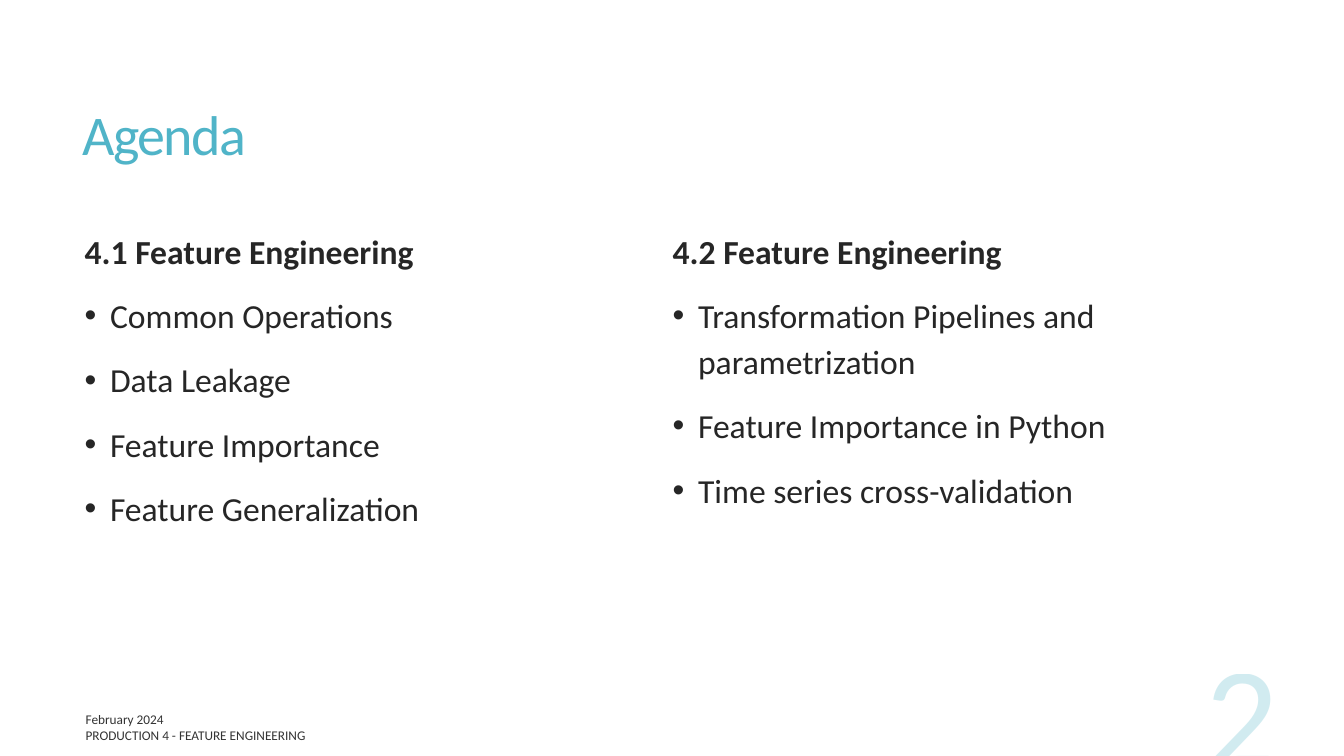
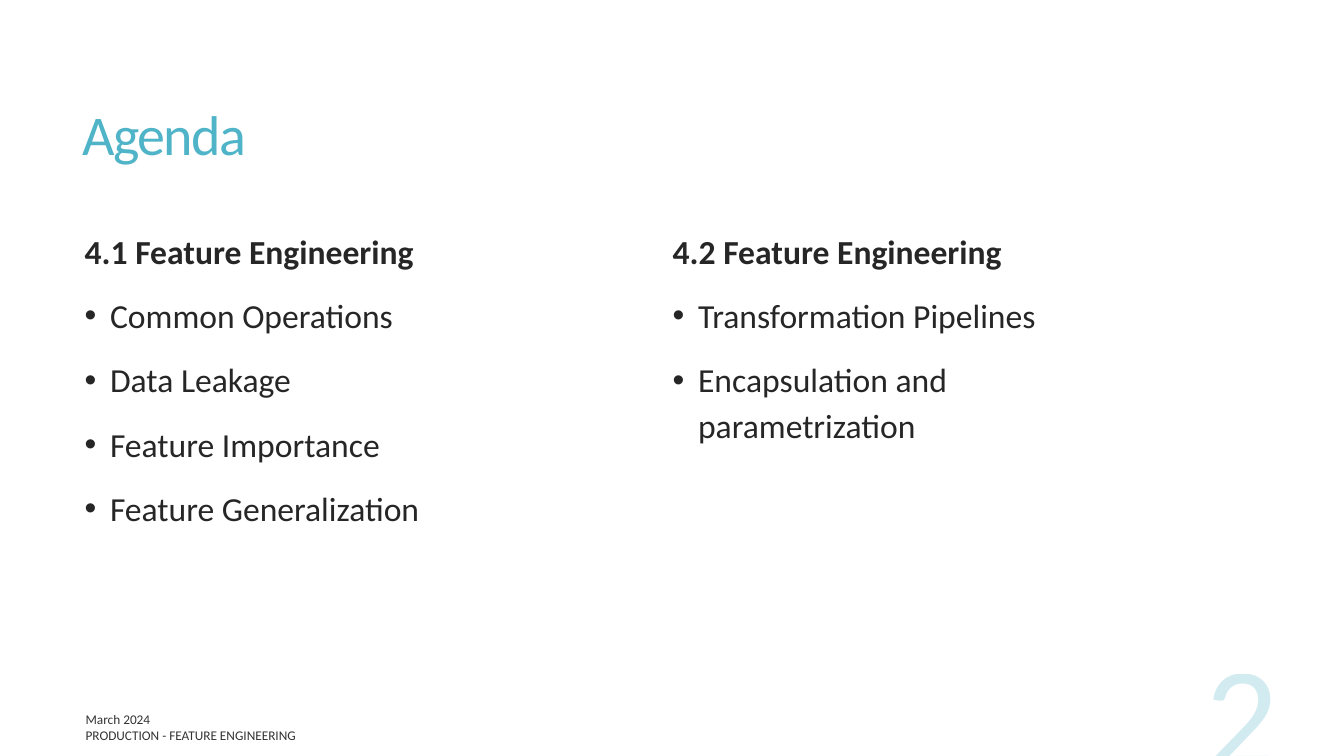
Before and after one commit to UofT-DSI/production, a slide deck: slide 2 of docs/part_4/production_4.pptx. Drawn at 1344x756 pixels with LibreOffice and Linux fonts; fonts in the diff are those of the drawing. Boxes give left, top, right and bottom in pixels: in the first picture for what was removed or moved away, otherwise in the second. Text is boxed around its words. In the diff, an @@ line names an element or a change of style, - is before the commit and + after.

```diff
--- a/docs/part_4/production_4.pptx
+++ b/docs/part_4/production_4.pptx
@@ text at box(698, 304, 1035, 444): text changed @@
-• Transformation Pipelines and parametrization
-• Feature Importance in Python
-• Time series cross-validation
+• Transformation Pipelines
+• Encapsulation and parametrization
@@ text at box(86, 715, 150, 724): text changed @@
-February 2024
+March 2024
@@ text at box(86, 731, 296, 740): text changed @@
-PRODUCTION 4 - FEATURE ENGINEERING
+PRODUCTION - FEATURE ENGINEERING
```
Also in this commit, not shown: 26 other slides changed, 4 slides added, 2 other files.
